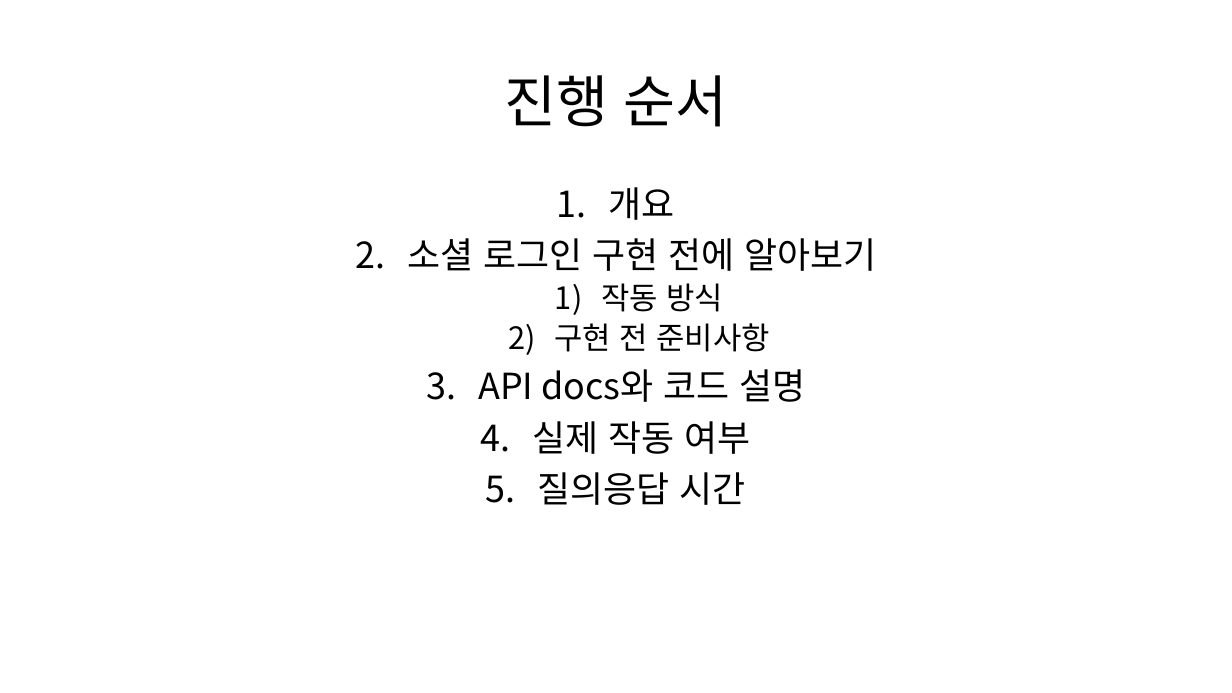
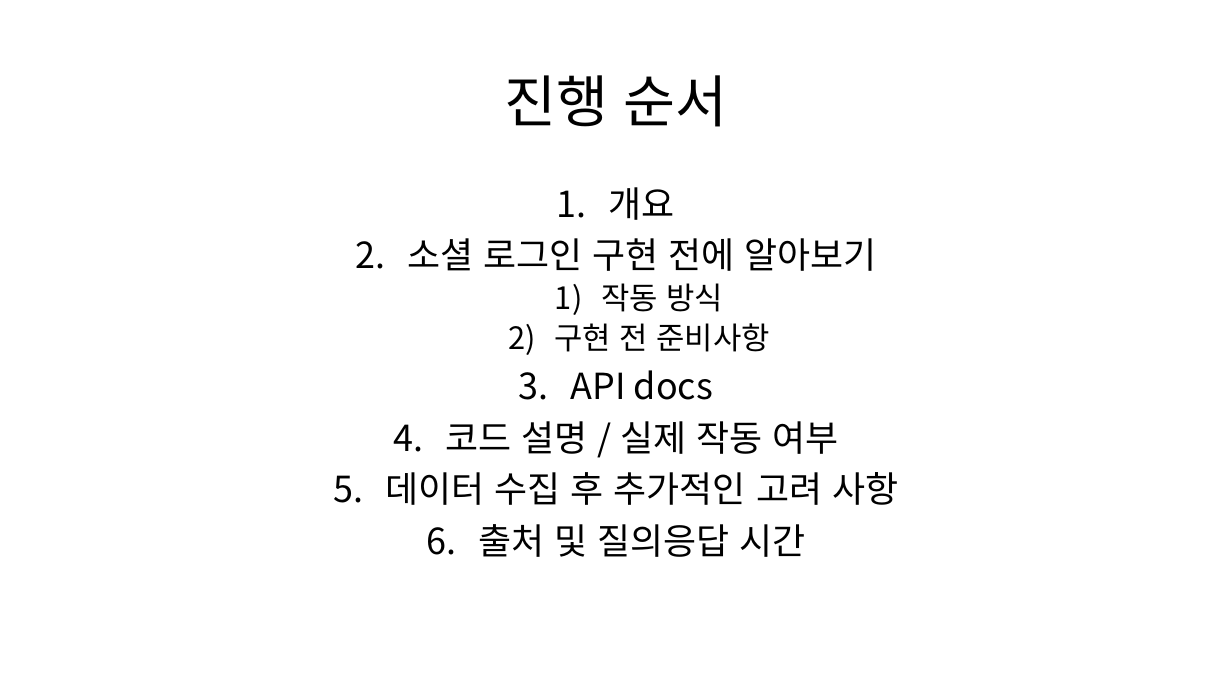
Before and after one commit to JHS3427/SocialLoginPresentation, a slide deck: slide 2 of 소셜 로그인 발표.pptx. Drawn at 1232x693 pixels with LibreOffice and Linux fonts; fonts in the diff are those of the drawing. Boxes give left, top, right and bottom in pixels: in the first picture for what was removed or moved away, otherwise in the second. Text is boxed around its words. In the diff, an @@ line names an element or a change of style, - is before the commit and + after.

```diff
--- a/소셜 로그인 발표.pptx
+++ b/소셜 로그인 발표.pptx
@@ text at box(386, 370, 898, 557): text changed @@
-3. API docs와 코드 설명
-4. 실제 작동 여부
-5. 질의응답 시간
+3. API docs
+4. 코드 설명 / 실제 작동 여부
+5. 데이터 수집 후 추가적인 고려 사항
+6. 출처 및 질의응답 시간
```
Also in this commit, not shown: 4 other slides changed, 1 slide added, 2 other files.
